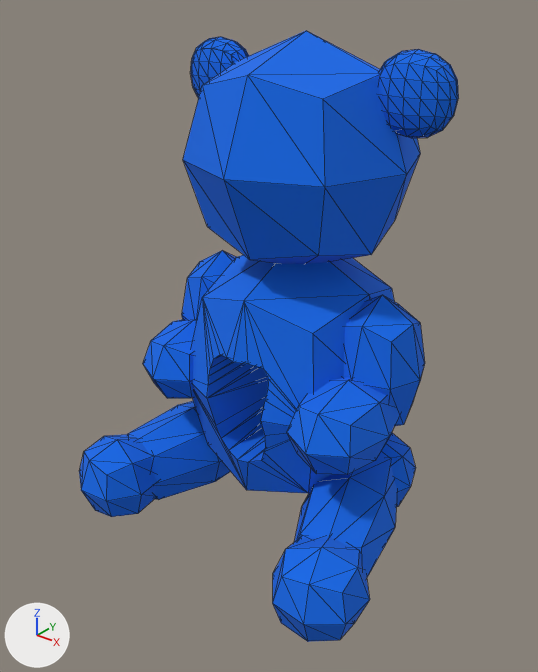
Before and after pictures for a commit that changed the glTF model models/project-04.glb.
Both versions are drawn from a 50 mm lens placed at (249.0, -321.0, 326.0), pointed at (3.0, -14.0, 136.0). The lights are fixed; the arrows at lower left show +X, +Y and +Z. The first picture is the older version. Mesh edges are drawn as thin lines. Where no turn or scale is listed for an object, it has been applied to the vertices. Vertices at exactly the same position are counted once.

In view in the first picture: 'blank teddi_300'.
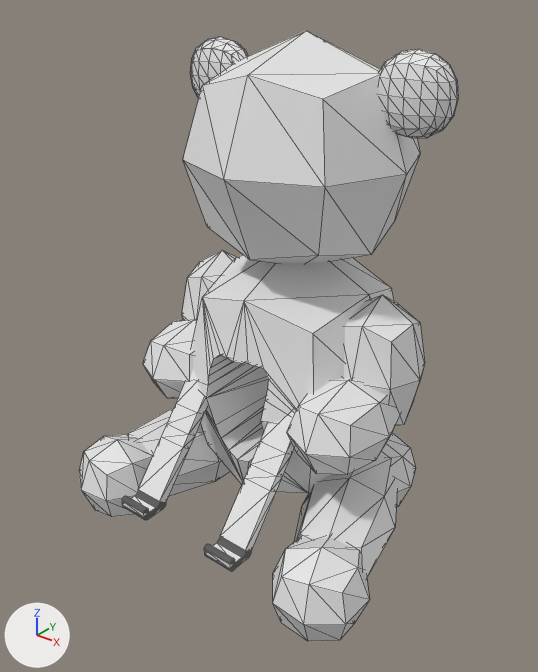
The newer file is also turned or shifted as a whole; pictures and numbers use the older file's frame.

Boxes (x1, y1, x2, y2) around the edits, measured in the pictures (538 x 672 px; the box of a moved part takes in the faces that stretch with it):
part 1 of me_blank_teddi_300, added
    after: (122, 369, 207, 520)
part 2 of me_blank_teddi_300, added
    after: (204, 412, 295, 571)
part 3 of me_blank_teddi_300, moved or reshaped
    before: (238, 437, 265, 462)
    after: (238, 440, 261, 462)
part 4 of me_blank_teddi_300, moved or reshaped
    both: (227, 301, 248, 364)
part 5 of me_blank_teddi_300, recoloured (blue to white)
    both: (79, 31, 459, 642)

The change in detail:
me_blank_teddi_300 is used by ob_blank_teddi_300; location (0.0, 0.0, 0.0).
Verts and faces of me_blank_teddi_300; kept vertices keep their numbers, new ones are numbered from 607.
Before the commit, vertices of me_blank_teddi_300: 9 (0.0, 70.0, 34.0), 561 (0.0, -41.0, 61.0) at pixel (237, 459), 575 (7.0, -39.0, 62.0) at pixel (248, 462), 580 (0.0, 78.0, 61.0), 587 (0.0, 78.0, 61.0).
Before the commit, vertices of me_blank_teddi_300: 591 (6.0, 76.0, 62.0), 606 (-11.0, 75.0, 61.0).
Before the commit, vertices of me_blank_teddi_300: 21 (0.0, -32.0, 163.0) at pixel (243, 300), 554 (0.0, -43.0, 129.0) at pixel (232, 361), 559 (0.0, -43.0, 129.0) at pixel (232, 361), 565 (8.0, -39.0, 129.0) at pixel (247, 363), 573 (-7.0, -40.0, 129.0) at pixel (226, 357).
me_blank_teddi_300 had 607 vertices, 1150 faces and spanned x -107.0..107.0, y -94.0..83.0, z 0.0..300.0.
me_blank_teddi_300 now has 997 vertices, 1922 faces and spans x -107.0..107.0, y -97.0..83.0, z 0.0..300.0.
me_blank_teddi_300 part 1: a new loose piece of 195 vertices spanning x -43.0..-24.0, y -97.0..-21.0, z 38.0..118.0.
me_blank_teddi_300 part 2: a new loose piece of 195 vertices spanning x 24.0..43.0, y -97.0..-21.0, z 38.0..118.0.
Part 3, on me_blank_teddi_300:
Faces deleted: (9, 606, 587), (9, 580, 591), (561, 575, 587), (575, 591, 587), (561, 587, 606).
New faces: (9, 606, 580), (9, 587, 591), (561, 575, 580), (575, 591, 580), (561, 580, 606).
Part 4, on me_blank_teddi_300:
Faces deleted: (21, 559, 565), (21, 573, 554), (559, 573, 565).
New faces: (21, 554, 565), (21, 573, 559), (554, 573, 565).
me_blank_teddi_300 part 5: 1142 faces spanning x -107.0..107.0, y -94.0..83.0, z 0.0..300.0 switch from mat_material_001 (blue #0368e7) to no material.
